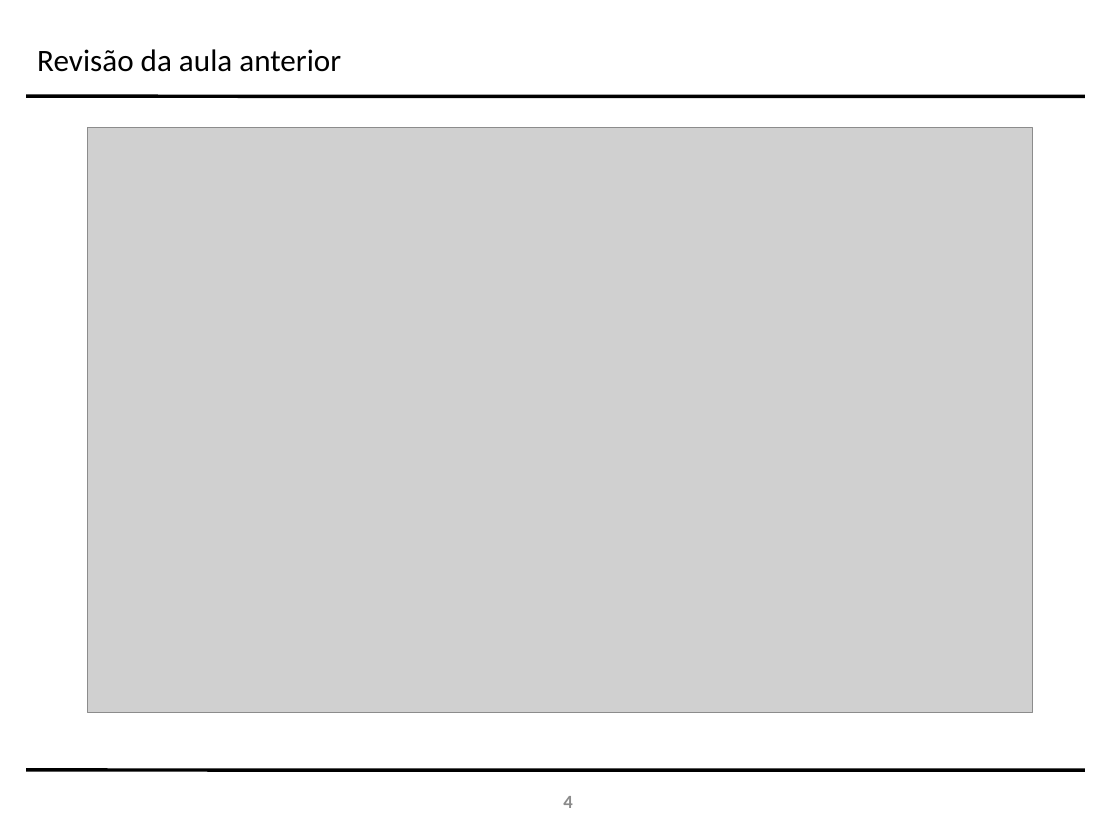
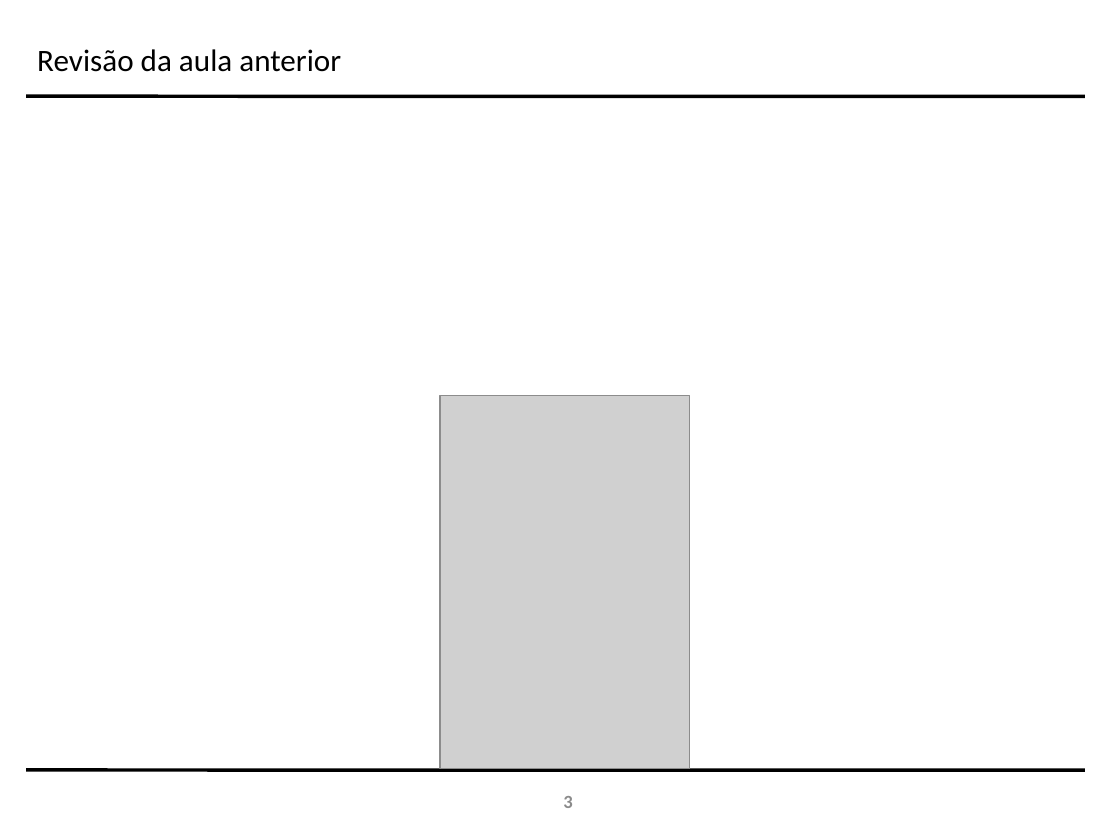
Before and after one commit to williansmartins/apresentacao-fiap, a slide deck: slide 3 of Apresentação1.pptx (slide 4 before the commit). Drawn at 1120x840 pixels with LibreOffice and Linux fonts; fonts in the diff are those of the drawing; grey boxes stand for pictures; background and template pictures are left out. Boxes give left, top, right and bottom in pixels: in the first picture for what was removed or moved away, otherwise in the second. Text is boxed around its words. In the diff, an @@ line names an element or a change of style, - is before the commit and + after.

```diff
--- a/Apresentação1.pptx
+++ b/Apresentação1.pptx
@@ picture removed at bbox=[87, 128, 1033, 713] @@
@@ picture added at bbox=[440, 395, 690, 768] @@
@@ page number at bbox=[563, 796, 572, 808]: text changed @@
-4
+3
```
Also in this commit, not shown: 3 other slides changed, 11 slides added, 1 slide removed.
